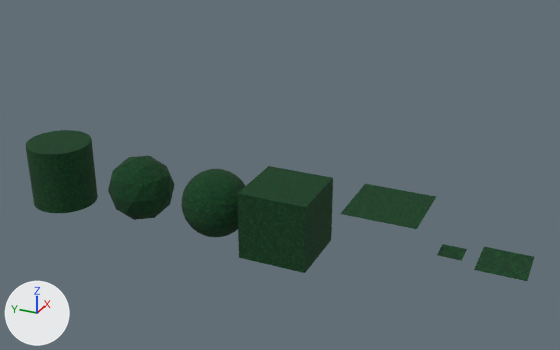
An edit to the Blender file Environment/BlenderFiles/Templates.blend, drawn before and after from the same camera.
Both versions are drawn from a 50 mm lens placed at (-17.72, -5.31, 10.14), pointed at (0.16, 2.74, 1.2). Lighting does not change. The marker at lower left points along +X, +Y and +Z.
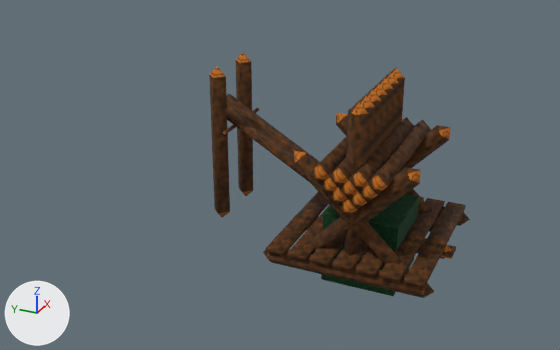
What differs and where, as boxes (x1, y1, x2, y2) in the pictures (560 x 350 px):
'Cube', moved
    before: (237, 166, 333, 273)
    after: (321, 194, 419, 296)
'SM_Wood_Log_Stand', added (brown)
    after: (294, 113, 450, 276)
'SM_Wood_Platform', added (brown)
    after: (263, 192, 470, 298)
'SM_Wood_Log_Catwalk_Ramp_Narrow', added (brown)
    after: (209, 52, 320, 218)
'Cylinder', moved
    before: (26, 130, 98, 213)
    after: (369, 195, 411, 222)
'SM_Wood_Log_Palisade', added (brown)
    after: (343, 68, 405, 265)
'Sphere', moved (not visible afterwards)
    before: (181, 169, 245, 237)
'Icosphere', moved (not visible afterwards)
    before: (108, 156, 175, 220)
'SM_1UUPPX_128x128', moved (not visible afterwards)
    before: (474, 247, 534, 281)
'SM_1UUPPX_64x64', moved (not visible afterwards)
    before: (437, 244, 467, 261)
'SM_Wood_Plank', added
    after: (294, 214, 456, 259)
'SM_Wood_Log', added
    after: (306, 216, 452, 259)
'SM_Grass_Plane_TEMPLATE_2x2', unchanged, covered by the edit
    before: (340, 184, 436, 229)

The change, as a diff of the scene's bpy script:
```diff
--- a/Environment/BlenderFiles/Templates.blend.py
+++ b/Environment/BlenderFiles/Templates.blend.py
@@ ob_sm_1uuppx_64x64 @@
 ob_sm_1uuppx_64x64 = bpy.data.objects.new('SM_1UUPPX_64x64', me_plane_001)
-ob_sm_1uuppx_64x64.location = (0.0, -2.2, 0.0)
+ob_sm_1uuppx_64x64.location = (0.0, 0.0, 0.0)
@@ ob_sm_1uuppx_128x128 @@
 ob_sm_1uuppx_128x128 = bpy.data.objects.new('SM_1UUPPX_128x128', me_plane_002)
-ob_sm_1uuppx_128x128.location = (0.0, -3.54, 0.0)
+ob_sm_1uuppx_128x128.location = (0.0, 0.0, 0.0)
@@ ob_cube @@
 ob_cube = bpy.data.objects.new('Cube', me_cube_001)
-ob_cube.location = (0.0, 2.47, 0.0)
+ob_cube.location = (0.0, 0.0, -0.07)
@@ ob_sphere @@
 ob_sphere = bpy.data.objects.new('Sphere', me_sphere)
-ob_sphere.location = (0.0, 4.71, 0.0)
+ob_sphere.location = (0.0, 0.0, 0.0)
@@ ob_icosphere @@
 ob_icosphere = bpy.data.objects.new('Icosphere', me_icosphere)
-ob_icosphere.location = (0.0, 7.27, 0.0)
+ob_icosphere.location = (0.0, 0.0, 0.0)
@@ ob_cylinder @@
 ob_cylinder = bpy.data.objects.new('Cylinder', me_cylinder)
-ob_cylinder.location = (0.0, 10.24, 0.0)
+ob_cylinder.location = (0.0, 0.0, 0.0)
@@ ob_sm_wood_log_catwalk_ramp_narrow @@
+ob_sm_wood_log_catwalk_ramp_narrow = bpy.data.objects.new('SM_Wood_Log_Catwalk_Ramp_Narrow', me_cylinder_004)  # 46 vertices, 48 faces; spans x -1.12..1.12, y -3.28..1.89, z -0.26..4.24; in mat_mi_wood_log (picture img_t_wood_log_64x64)
+ob_sm_wood_log_catwalk_ramp_narrow.location = (0.46, 2.84, 0.0)
@@ ob_sm_wood_log_stand @@
+ob_sm_wood_log_stand = bpy.data.objects.new('SM_Wood_Log_Stand', me_cylinder_016)  # 140 vertices, 168 faces; spans x -2.25..2.25, y -1.63..1.63, z -0.43..2.82; in mat_mi_wood_log (picture img_t_wood_log_64x64)
+ob_sm_wood_log_stand.location = (0.0, 0.0, 0.0)
@@ ob_sm_wood_platform @@
+ob_sm_wood_platform = bpy.data.objects.new('SM_Wood_Platform', me_cube_002)  # 76 vertices, 66 faces; spans x -2.25..2.25, y -2.25..2.25, z -0.5..0.05; in mat_mi_wood_log (picture img_t_wood_log_64x64)
+ob_sm_wood_platform.location = (0.0, 0.0, 0.25)
+ob_sm_wood_platform.rotation_euler = (0.0, 0.0, 1.571)  # degrees (0, 0, 90)
@@ ob_sm_wood_plank @@
+ob_sm_wood_plank = bpy.data.objects.new('SM_Wood_Plank', me_cube)  # a box spanning x -0.25..0.25, y -2.25..2.25, z -0.05..0.05; in mat_mi_wood_log (picture img_t_wood_log_64x64)
+ob_sm_wood_plank.location = (0.0, 0.0, 0.0)
@@ ob_sm_wood_log_palisade @@
+ob_sm_wood_log_palisade = bpy.data.objects.new('SM_Wood_Log_Palisade', me_cylinder_002)  # 70 vertices, 84 faces; spans x -1.75..1.75, y -2.25..2.25, z -0.25..0.25; in mat_mi_wood_log (picture img_t_wood_log_64x64)
+ob_sm_wood_log_palisade.location = (0.0, 0.0, 2.0)
+ob_sm_wood_log_palisade.rotation_euler = (1.571, 0.0, 0.0)  # degrees (90, 0, 0)
@@ ob_sm_wood_log @@
+ob_sm_wood_log = bpy.data.objects.new('SM_Wood_Log', me_cylinder_001)  # 10 vertices, 12 faces; spans x -0.25..0.25, y -2.25..2.25, z -0.25..0.25; in mat_mi_wood_log (picture img_t_wood_log_64x64)
+ob_sm_wood_log.location = (0.0, 0.0, 0.0)
```
